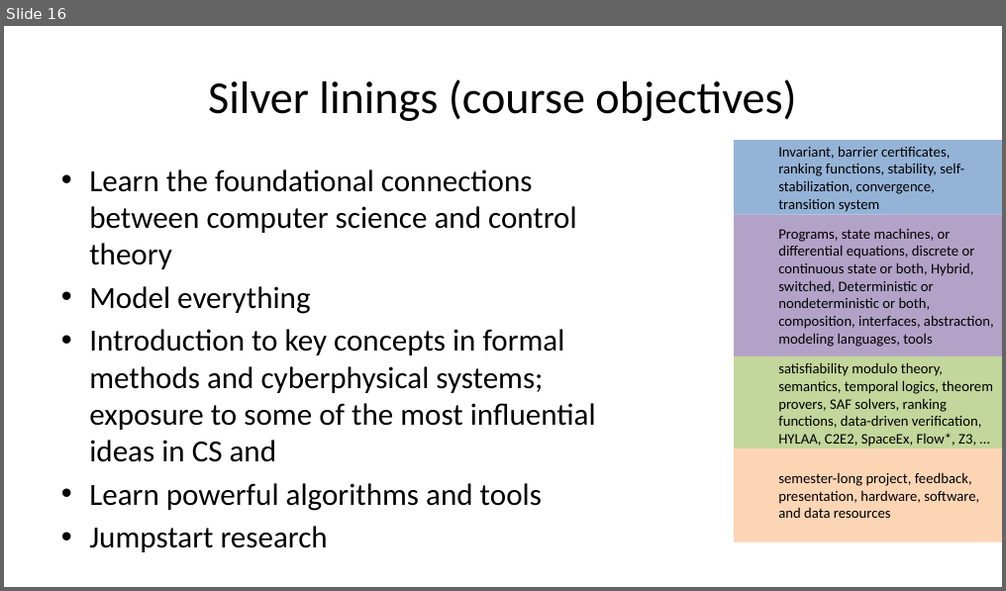
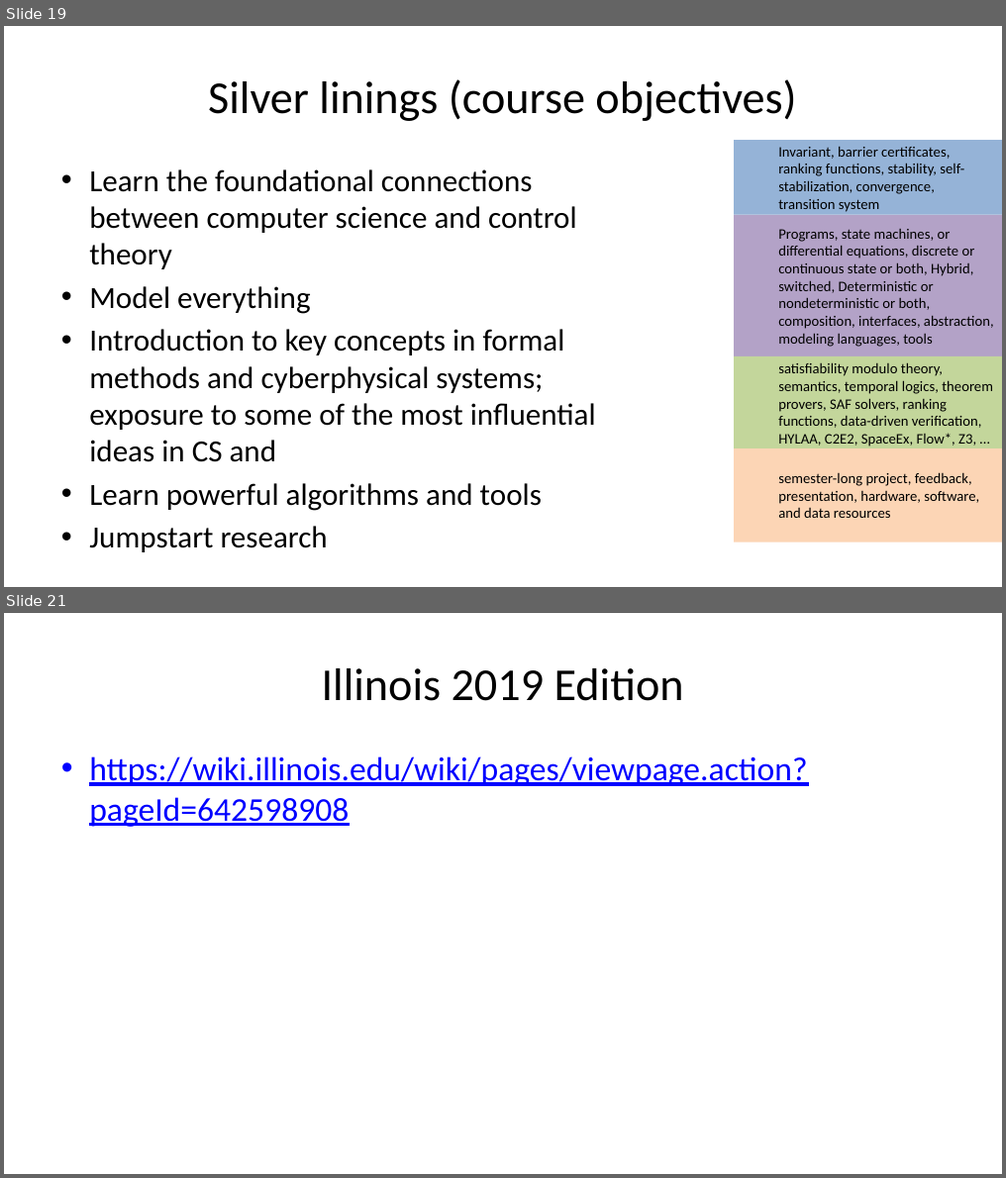
Before and after one commit to sayanmitracode/cpsbooksite, a slide deck: Slides/Introduction-cps.pptx. Shown one above the other, each under a label of ours: slide 16 before the commit, slides 19 and 21 after it; the slides between them are not shown. The pictures are 1006x591 and 1006x1178 pixels, drawn with LibreOffice and Linux fonts; fonts in the diff are those of the drawing. Boxes give left, top, right and bottom in pixels: in the first picture for what was removed or moved away, otherwise in the second. Text is boxed around its words. In the diff, an @@ line names an element or a change of style, - is before the commit and + after.

```diff
--- a/Slides/Introduction-cps.pptx
+++ b/Slides/Introduction-cps.pptx
@@ slide 21 added at [4,613,1002,1174], background #FFFFFF @@
@@ title added at [322,668,684,701], 44 pt, text #000000 @@
+Illinois 2019 Edition
@@ text added at [89,757,807,827], 32 pt, text #0000FF, underline @@
+• https://wiki.illinois.edu/wiki/pages/viewpage.action?pageId=642598908
@@ what was slide 16 is now slide 19 @@
```
Also in this commit, not shown: 9 slides changed, 3 other slides added, 2 slides removed.
